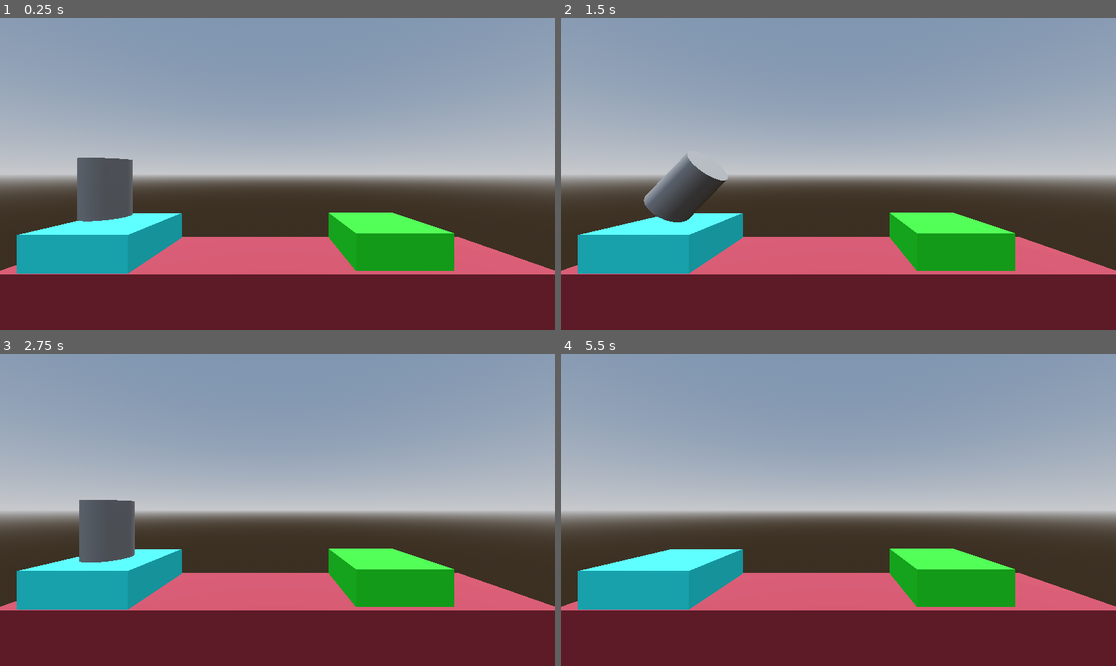
Above: before the commit, frames 1-4 (two rows, left to right).
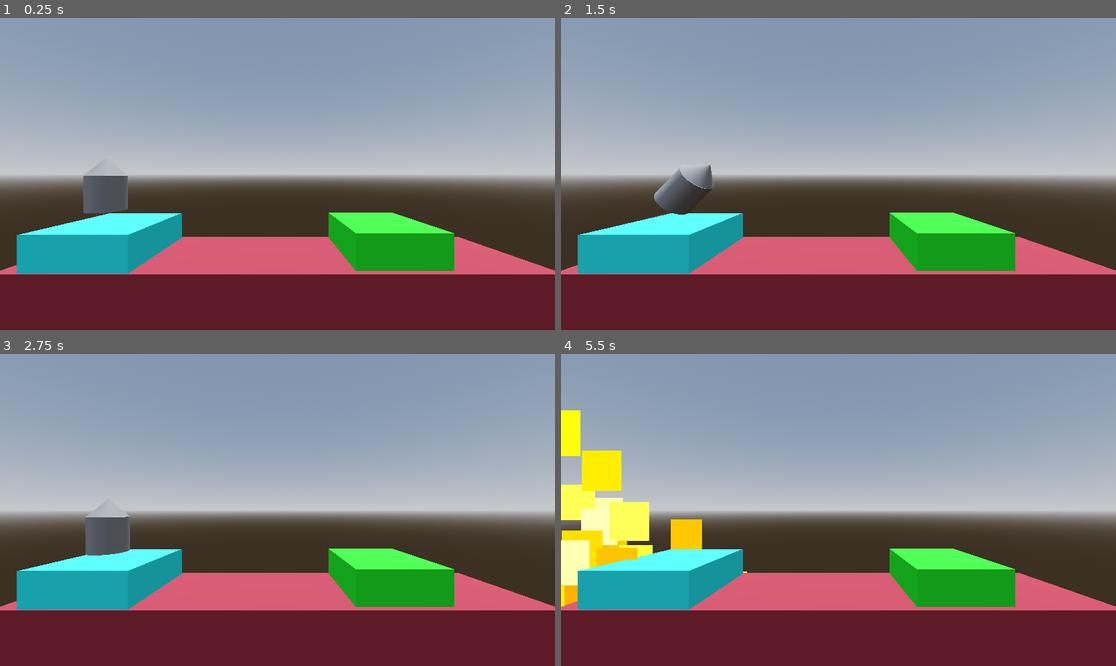
Above: after the commit, the same moments.

Repository: Dharshz/Project-Boost
Game: Godot game, scene res://level/level.tscn
Two runs of this game, one before a commit and one after it. Both use one fixed random seed, a clock stepped at 60 frames per second and the inputs below.
Inputs:
- Up to frame 1 (0.25 s): no input
- Up to frame 2 (1.5 s): tap Enter (ui_accept) at 0.5, 0.77 s; hold Right (ui_right) 0.53-1.28 s; hold Left (ui_left) from 1.28 s (still down)
- Up to frame 3 (2.75 s): tap Enter (ui_accept) at 1.52 s; release Left (ui_left) at 2.03 s; hold Right (ui_right) from 2.03 s (still down)
- Up to frame 4 (5.5 s): tap Enter (ui_accept) at 2.75, 3.02, 3.5, 3.77, 4.52 s; release Right (ui_right) at 2.78 s; hold Up 2.78-3.53 s; hold Left (ui_left) from 3.53 s (still down)

The runs differ from the first frame. In frame 1, 1.0% of the frame differs, in the area x 13-24%, y 44-66%; in frame 2, 1.0%; in frame 3, 1.0%; in frame 4, 5.7%, in the area x 0-34%, y 18-82%.

Commit message:
added more particles

Diff:
--- /dev/null
+++ b/Particles/explosion_particles.tscn
@@ -0,0 +1,59 @@
+[gd_scene load_steps=10 format=3 uid="uid://dcecb8hw7dbrv"]
+
+[sub_resource type="Gradient" id="Gradient_lkolc"]
+offsets = PackedFloat32Array(0.201923, 0.413462, 0.586538, 0.740385, 0.903846)
+colors = PackedColorArray(1, 1, 1, 1, 1, 1, 0, 1, 1, 0.294118, 0, 1, 0.776471, 0, 0, 1, 0, 0, 0, 1)
+
+[sub_resource type="GradientTexture1D" id="GradientTexture1D_u3rij"]
+gradient = SubResource("Gradient_lkolc")
+
+[sub_resource type="Curve" id="Curve_cv3ok"]
+max_value = 100.0
+_data = [Vector2(0, 1), 0.0, 146.581, 0, 0, Vector2(1, 100), 413.249, 0.0, 0, 0]
+point_count = 2
+
+[sub_resource type="CurveTexture" id="CurveTexture_mygan"]
+curve = SubResource("Curve_cv3ok")
+
+[sub_resource type="Curve" id="Curve_qubh3"]
+_data = [Vector2(0, 0.530249), 0.0, 2.25724, 0, 0, Vector2(1, 0), -2.97204, 0.0, 0, 0]
+point_count = 2
+
+[sub_resource type="CurveTexture" id="CurveTexture_5bhb0"]
+curve = SubResource("Curve_qubh3")
+
+[sub_resource type="ParticleProcessMaterial" id="ParticleProcessMaterial_1onfr"]
+direction = Vector3(0, 1, 0)
+spread = 180.0
+gravity = Vector3(0, 0, 0)
+initial_velocity_min = 6.0
+initial_velocity_max = 16.0
+damping_max = 3.0
+damping_curve = SubResource("CurveTexture_mygan")
+scale_curve = SubResource("CurveTexture_5bhb0")
+color_ramp = SubResource("GradientTexture1D_u3rij")
+turbulence_enabled = true
+turbulence_noise_scale = 1.0
+turbulence_noise_speed_random = 4.0
+
+[sub_resource type="StandardMaterial3D" id="StandardMaterial3D_5wvwh"]
+shading_mode = 0
+vertex_color_use_as_albedo = true
+disable_receive_shadows = true
+billboard_mode = 3
+billboard_keep_scale = true
+particles_anim_h_frames = 1
+particles_anim_v_frames = 1
+particles_anim_loop = false
+
+[sub_resource type="QuadMesh" id="QuadMesh_gb05o"]
+material = SubResource("StandardMaterial3D_5wvwh")
+
+[node name="ExplosionParticles" type="GPUParticles3D"]
+cast_shadow = 0
+emitting = false
+amount = 64
+one_shot = true
+explosiveness = 0.75
+process_material = SubResource("ParticleProcessMaterial_1onfr")
+draw_pass_1 = SubResource("QuadMesh_gb05o")
--- /dev/null
+++ b/Particles/success_particles.tscn
@@ -0,0 +1,53 @@
+[gd_scene load_steps=8 format=3 uid="uid://jfwajmrh6ca7"]
+
+[sub_resource type="StandardMaterial3D" id="StandardMaterial3D_5wvwh"]
+shading_mode = 0
+vertex_color_use_as_albedo = true
+disable_receive_shadows = true
+billboard_mode = 3
+billboard_keep_scale = true
+particles_anim_h_frames = 1
+particles_anim_v_frames = 1
+particles_anim_loop = false
+
+[sub_resource type="Curve" id="Curve_qubh3"]
+_data = [Vector2(0, 0.530249), 0.0, 2.25724, 0, 0, Vector2(1, 0), -2.97204, 0.0, 0, 0]
+point_count = 2
+
+[sub_resource type="CurveTexture" id="CurveTexture_oh0x3"]
+curve = SubResource("Curve_qubh3")
+
+[sub_resource type="Curve" id="Curve_uupei"]
+_data = [Vector2(0, 0.5), 0.0, 2.46667, 0, 1, Vector2(0.202703, 1), 0.0, 0.0, 0, 0, Vector2(0.371622, 0.00355875), 0.0, 0.0, 0, 0, Vector2(0.554054, 1), 0.0, 0.0, 0, 0, Vector2(0.777027, 0), 0.0, 0.0, 0, 0, Vector2(0.885135, 1), 0.0, 0.0, 0, 0, Vector2(1, 0.5), -4.35294, 0.0, 1, 0]
+point_count = 7
+
+[sub_resource type="CurveTexture" id="CurveTexture_68duu"]
+curve = SubResource("Curve_uupei")
+
+[sub_resource type="ParticleProcessMaterial" id="ParticleProcessMaterial_2ssod"]
+direction = Vector3(0, 1, 0)
+spread = 180.0
+initial_velocity_min = 3.0
+initial_velocity_max = 12.0
+gravity = Vector3(0, 0, 0)
+damping_min = 2.0
+damping_max = 4.0
+scale_curve = SubResource("CurveTexture_oh0x3")
+hue_variation_min = -1.0
+hue_variation_max = 1.0
+turbulence_enabled = true
+turbulence_noise_scale = 4.0
+turbulence_influence_max = 0.3
+turbulence_influence_over_life = SubResource("CurveTexture_68duu")
+
+[sub_resource type="SphereMesh" id="SphereMesh_lkpya"]
+
+[node name="SuccessParticles" type="GPUParticles3D"]
+material_override = SubResource("StandardMaterial3D_5wvwh")
+cast_shadow = 0
+emitting = false
+amount = 48
+one_shot = true
+explosiveness = 0.5
+process_material = SubResource("ParticleProcessMaterial_2ssod")
+draw_pass_1 = SubResource("SphereMesh_lkpya")
--- a/level/level_3.tscn
+++ b/level/level_3.tscn
@@ -2,7 +2,7 @@
 
 [ext_resource type="Script" path="res://LandingPad.gd" id="1_1735p"]
 [ext_resource type="PackedScene" uid="uid://dqtucakjhdcq3" path="res://player.tscn" id="2_c12ip"]
-[ext_resource type="PackedScene" uid="uid://cvcynsmhokfc8" path="res://moving_hazard.tscn" id="3_m1saq"]
+[ext_resource type="PackedScene" uid="uid://cvcynsmhokfc8" path="res://Particles/moving_hazard.tscn" id="3_m1saq"]
 
 [sub_resource type="ProceduralSkyMaterial" id="ProceduralSkyMaterial_26m35"]
 sky_horizon_color = Color(0.64625, 0.65575, 0.67075, 1)
--- a/player.gd
+++ b/player.gd
@@ -8,6 +8,8 @@
 @onready var success_audio: AudioStreamPlayer = $SuccessAudio
 @onready var rocket_audio: AudioStreamPlayer = $RocketAudio
 @onready var booster_particles: GPUParticles3D = $BoosterParticles
+@onready var explosion_particles: GPUParticles3D = $ExplosionParticles
+@onready var success_particles: GPUParticles3D = $SuccessParticles
 
 
 var is_transitioning: bool = false
@@ -38,12 +40,12 @@
 	if is_transitioning == false:
 		if "Goal" in body.get_groups():
 			on_complete(body.file_path)
-		if "@onready var rocket_audio: AudioStreamPlayer = $RocketAudio
-" in body.get_groups():
+		if "Floor" in body.get_groups():
 			on_crash()
 
 func on_complete(path):
 	set_process(false)
+	success_particles.emitting = true
 	success_audio.play()
 	is_transitioning = true
 	var tween = create_tween()
@@ -52,6 +54,7 @@
 
 func on_crash():
 	set_process(false)
+	explosion_particles.emitting = true
 	explosion_audio.play()
 	is_transitioning = true
 	var tween = create_tween()
--- a/player.tscn
+++ b/player.tscn
@@ -1,15 +1,25 @@
-[gd_scene load_steps=8 format=3 uid="uid://dqtucakjhdcq3"]
+[gd_scene load_steps=12 format=3 uid="uid://dqtucakjhdcq3"]
 
 [ext_resource type="Script" path="res://player.gd" id="1_odebq"]
 [ext_resource type="AudioStream" uid="uid://c8q27ed37gy7u" path="res://SFX - Death Explosion.ogg" id="2_yu76s"]
 [ext_resource type="AudioStream" uid="uid://dsm84u8wdam2n" path="res://SFX - Success.ogg" id="3_x3x0a"]
 [ext_resource type="AudioStream" uid="uid://dyulhu4nv25yn" path="res://SFX - Main engine thrust.ogg" id="4_xdlao"]
-[ext_resource type="PackedScene" uid="uid://bx3wsv7xinler" path="res://booster_particles.tscn" id="5_m7emg"]
+[ext_resource type="PackedScene" uid="uid://bx3wsv7xinler" path="res://Particles/booster_particles.tscn" id="5_x4xa6"]
+[ext_resource type="PackedScene" uid="uid://dcecb8hw7dbrv" path="res://Particles/explosion_particles.tscn" id="6_rdoa4"]
+[ext_resource type="PackedScene" uid="uid://jfwajmrh6ca7" path="res://Particles/success_particles.tscn" id="7_dsmyb"]
 
 [sub_resource type="CylinderMesh" id="CylinderMesh_8csi6"]
 
 [sub_resource type="CylinderShape3D" id="CylinderShape3D_xyyia"]
 height = 1.3319
+
+[sub_resource type="CylinderMesh" id="CylinderMesh_vl850"]
+top_radius = 0.0
+bottom_radius = 0.4
+
+[sub_resource type="CylinderMesh" id="CylinderMesh_0gomd"]
+top_radius = 0.4
+bottom_radius = 0.4
 
 [node name="Player" type="RigidBody3D"]
 axis_lock_linear_z = true
@@ -23,6 +33,7 @@
 
 [node name="MeshInstance3D" type="MeshInstance3D" parent="."]
 transform = Transform3D(1, 0, 0, 0, 0.675592, 0, 0, 0, 1, 0, -0.512435, 0)
+visible = false
 mesh = SubResource("CylinderMesh_8csi6")
 
 [node name="CollisionShape3D" type="CollisionShape3D" parent="."]
@@ -38,7 +49,21 @@
 [node name="RocketAudio" type="AudioStreamPlayer" parent="."]
 stream = ExtResource("4_xdlao")
 
-[node name="BoosterParticles" parent="." instance=ExtResource("5_m7emg")]
+[node name="BoosterParticles" parent="." instance=ExtResource("5_x4xa6")]
 transform = Transform3D(1, 0, 0, 0, 1, 0, 0, 0, 1, 0, -1.32406, 0)
+emitting = false
+
+[node name="ExplosionParticles" parent="." instance=ExtResource("6_rdoa4")]
+
+[node name="SuccessParticles" parent="." instance=ExtResource("7_dsmyb")]
+
+[node name="Cockpit" type="MeshInstance3D" parent="."]
+transform = Transform3D(1, 0, 0, 0, 0.21, 0, 0, 0, 1, 0, 0, 0)
+mesh = SubResource("CylinderMesh_vl850")
+
+[node name="Cockpit2" type="MeshInstance3D" parent="Cockpit"]
+transform = Transform3D(1, 0, 0, 0, 1.96051, 0, 0, 0, 1, 0, -3.00067, 0)
+mesh = SubResource("CylinderMesh_0gomd")
+skeleton = NodePath("../..")
 
 [connection signal="body_entered" from="." to="." method="_on_body_entered"]
Renamed: booster_particles.tscn -> Particles/booster_particles.tscn
Renamed: moving_hazard.tscn -> Particles/moving_hazard.tscn
